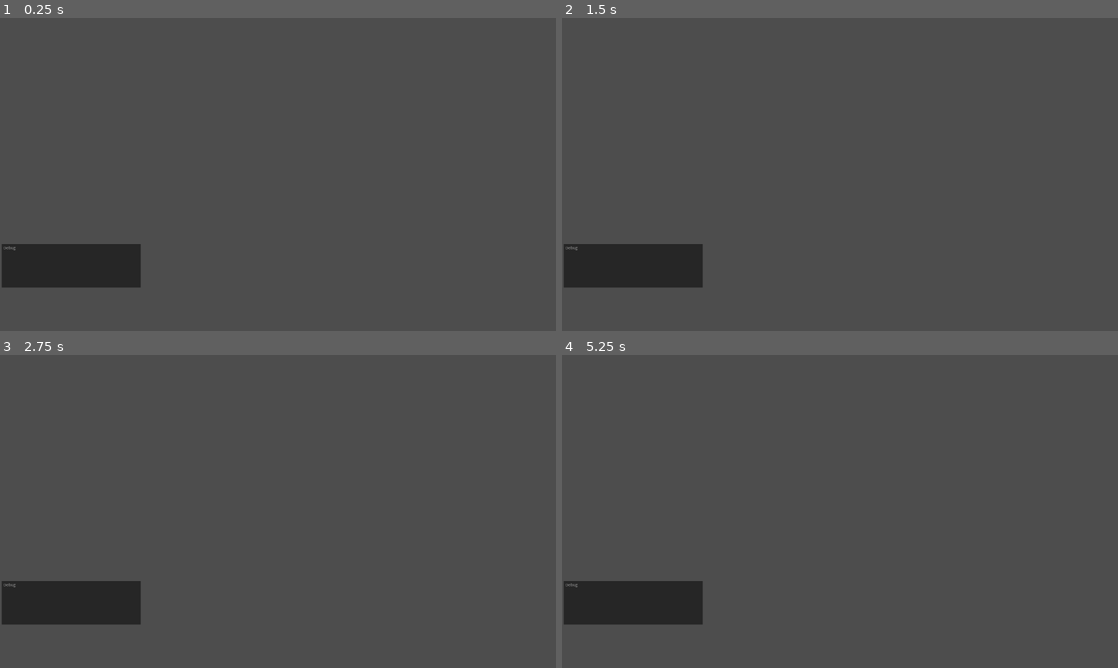
Above: before the commit, frames 1-4 (two rows, left to right).
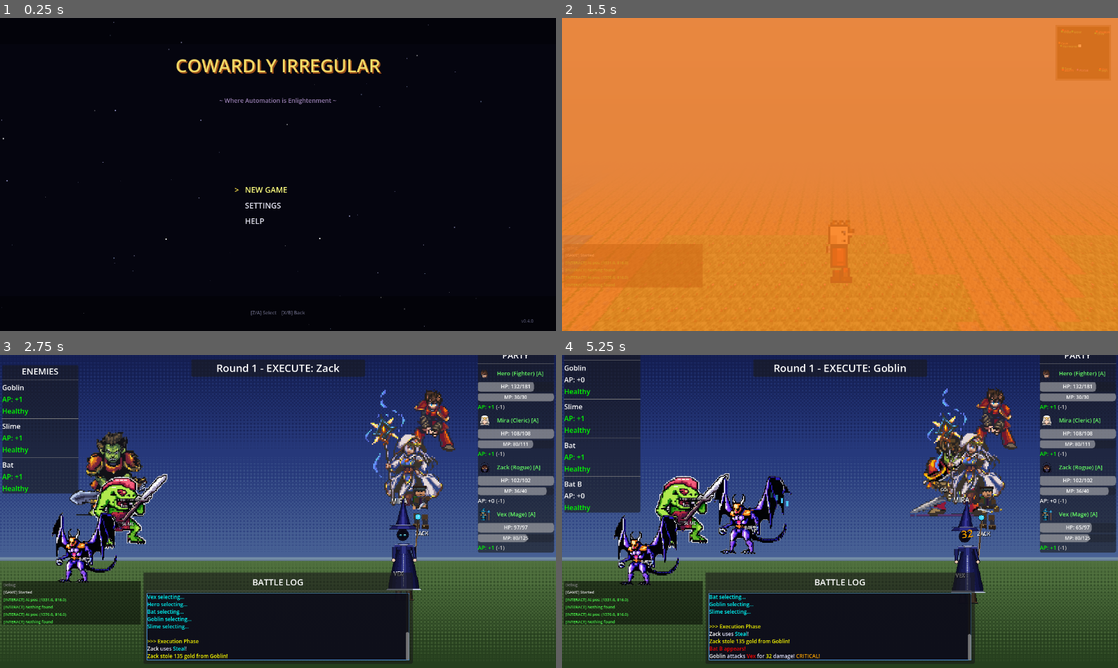
Above: after the commit, the same moments.

Repository: struktured-labs/cowardly-irregular
Game: Godot game, scene res://src/GameLoop.tscn
Two runs of this game, one before a commit and one after it. Both use one fixed random seed, a clock stepped at 60 frames per second and the inputs below.
Inputs (mouse positions are in pixels of both pictures, inside the frame that each line leads up to):
- Up to frame 1 (0.25 s): no input
- Up to frame 2 (1.5 s): tap Enter at 0.5 s; move the mouse to (962, 158) at 0.52 s; hold Right (ui_right) 0.53-1.25 s; hold R (battle_advance) 0.53-1.25 s; click (962, 158) at 0.67 s; tap Z (ui_accept) at 0.77, 1.07 s; drag from (728, 190) to (812, 237) at 1.27 s
- Up to frame 3 (2.75 s): move the mouse to (333, 442) at 2.02 s; hold Right (ui_right) from 2.03 s (still down); hold Tab (battle_toggle_auto) from 2.03 s (still down)
- Up to frame 4 (5.25 s): release Right (ui_right) at 2.75 s; release Tab (battle_toggle_auto) at 2.75 s; drag from (812, 574) to (673, 464) at 2.77 s; move the mouse to (1006, 558) at 3.52 s; hold Left (ui_left) 3.53-4.25 s; tap E (camera_rotate_right) at 3.6 s; tap Z (ui_accept) at 3.77, 4.07 s; drag from (673, 464) to (756, 433) at 4.27 s; move the mouse to (867, 511) at 5.02 s; hold Down (ui_down) from 5.03 s (still down); tap Alt at 5.1 s; click (867, 511) at 5.17 s

The runs differ from the first frame. In frame 1, 100% of the frame differs, in the area x 0-100%, y 0-100%; in frame 2, 100%; in frame 3, 95%; in frame 4, 95%.
Error before the commit: Parse Error: Function "_play_new_game_cutscenes()" not found in base self. (res://src/GameLoop.gd:520)

Commit message:
fix: New Game goes to exploration (cutscene integration not on main yet)

Diff:
--- a/src/GameLoop.gd
+++ b/src/GameLoop.gd
@@ -517,7 +517,7 @@
 	_close_title_screen()
 	# Skip character creation — use default party (fighter/cleric/rogue/mage)
 	_create_party()
-	_play_new_game_cutscenes()
+	_start_exploration()
 
 
 func _on_title_continue() -> void:
